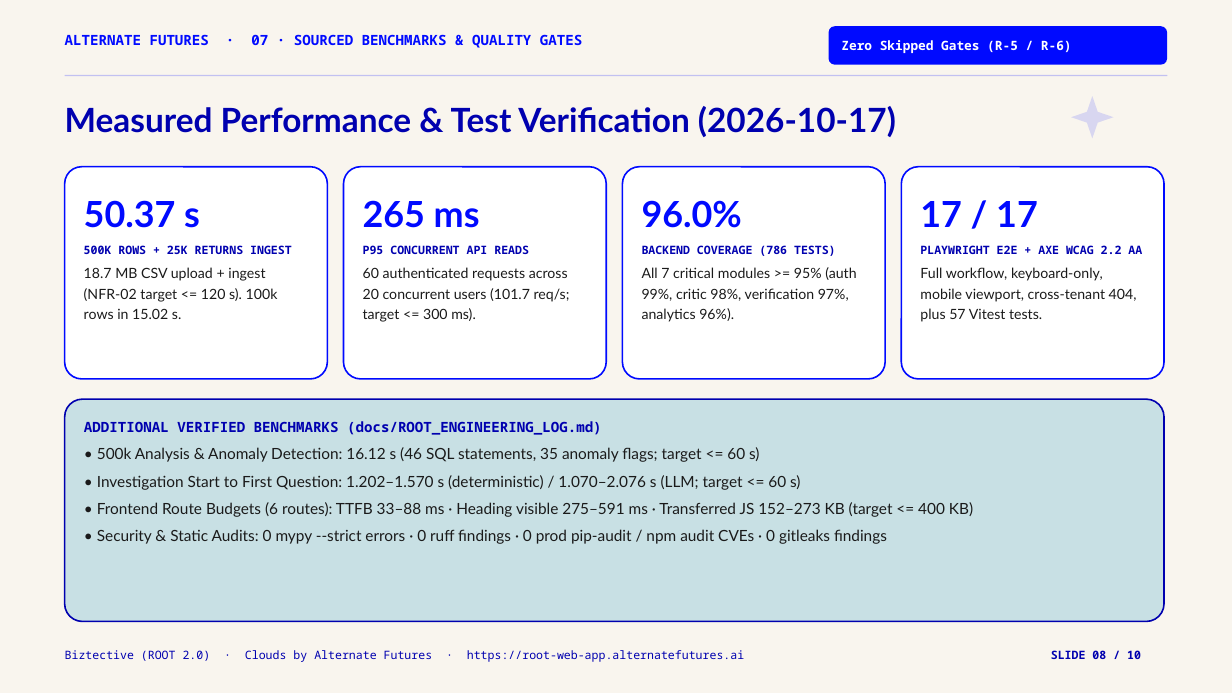
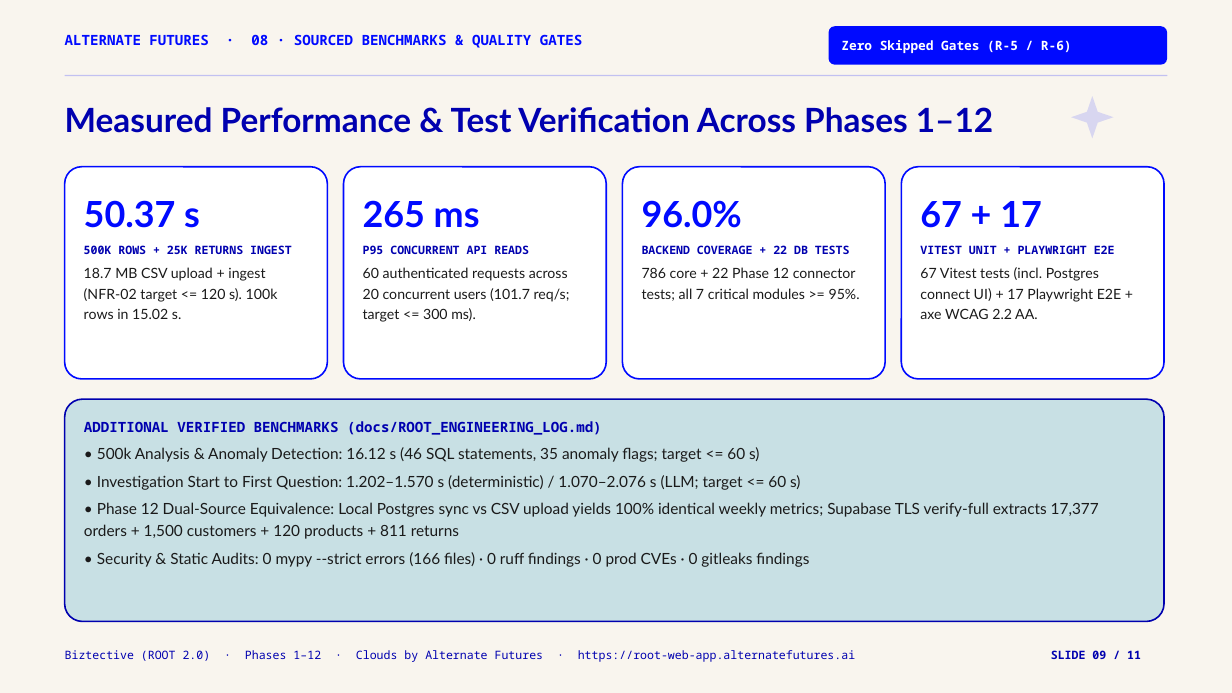
Before and after one commit to MahateerMuhammad/Biztective, a slide deck: slide 9 of docs/Biztective_Alternate_Futures_Deck.pptx (slide 8 before the commit). Drawn at 1232x693 pixels with LibreOffice and Linux fonts; fonts in the diff are those of the drawing. Boxes give left, top, right and bottom in pixels: in the first picture for what was removed or moved away, otherwise in the second. Text is boxed around its words. In the diff, an @@ line names an element or a change of style, - is before the commit and + after.

Commit message:
chore: Phase 12 build 1.0.5 images (1.0.4 tag was pre-existing)

```diff
--- a/docs/Biztective_Alternate_Futures_Deck.pptx
+++ b/docs/Biztective_Alternate_Futures_Deck.pptx
@@ text at (65,34,582,48): text changed @@
-ALTERNATE FUTURES · 07 · SOURCED BENCHMARKS & QUALITY GATES
+ALTERNATE FUTURES · 08 · SOURCED BENCHMARKS & QUALITY GATES
@@ text at (65,107,993,133): text changed @@
-Measured Performance & Test Verification (2026-10-17)
+Measured Performance & Test Verification Across Phases 1–12
@@ text in rounded rectangle at (920,201,1121,319): text changed @@
-17 / 17
-PLAYWRIGHT E2E + AXE WCAG 2.2 AA
-Full workflow, keyboard-only, mobile viewport, cross-tenant 404, plus 57 Vitest tests.
+67 + 17
+VITEST UNIT + PLAYWRIGHT E2E
+67 Vitest tests (incl. Postgres connect UI) + 17 Playwright E2E + axe WCAG 2.2 AA.
@@ text in rounded rectangle at (642,245,860,301): text changed @@
-BACKEND COVERAGE (786 TESTS)
-All 7 critical modules >= 95% (auth 99%, critic 98%, verification 97%, analytics 96%).
+BACKEND COVERAGE + 22 DB TESTS
+786 core + 22 Phase 12 connector tests; all 7 critical modules >= 95%.
@@ text in rounded rectangle at (84,447,1099,567): text changed @@
-• 500k Analysis & Anomaly Detection: 16.12 s (46 SQL statements, 35 anomaly flags; target <= 60 s)
-• Investigation Start to First Question: 1.202–1.570 s (deterministic) / 1.070–2.076 s (LLM; target <= 60 s)
-• Frontend Route Budgets (6 routes): TTFB 33–88 ms · Heading visible 275–591 ms · Transferred JS 152–273 KB (target <= 400 KB)
-• Security & Static Audits: 0 mypy --strict errors · 0 ruff findings · 0 prod pip-audit / npm audit CVEs · 0 gitleaks findings
+• 500k Analysis & Anomaly Detection: 16.12 s (46 SQL statements, 35 anomaly flags; target <= 60 s)
+• Investigation Start to First Question: 1.202–1.570 s (deterministic) / 1.070–2.076 s (LLM; target <= 60 s)
+• Phase 12 Dual-Source Equivalence: Local Postgres sync vs CSV upload yields 100% identical weekly metrics; Supabase TLS verify-full extracts 17,377 orders + 1,500 customers + 120 products + 811 returns
+• Security & Static Audits: 0 mypy --strict errors (166 files) · 0 ruff findings · 0 prod CVEs · 0 gitleaks findings
@@ text at (65,650,855,662): text changed @@
-Biztective (ROOT 2.0) · Clouds by Alternate Futures · https://root-web-app.alternatefutures.ai
+Biztective (ROOT 2.0) · Phases 1–12 · Clouds by Alternate Futures · https://root-web-app.alternatefutures.ai
@@ text at (1051,650,1141,659): text changed @@
-SLIDE 08 / 10
+SLIDE 09 / 11
```
Also in this commit, not shown: 9 other slides changed, 1 slide added, 3 other files.
